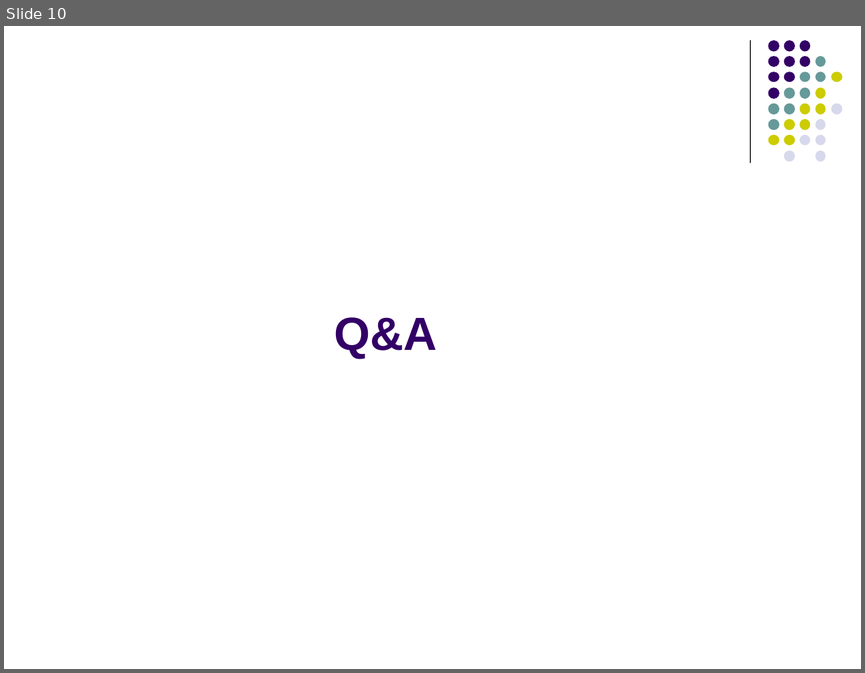
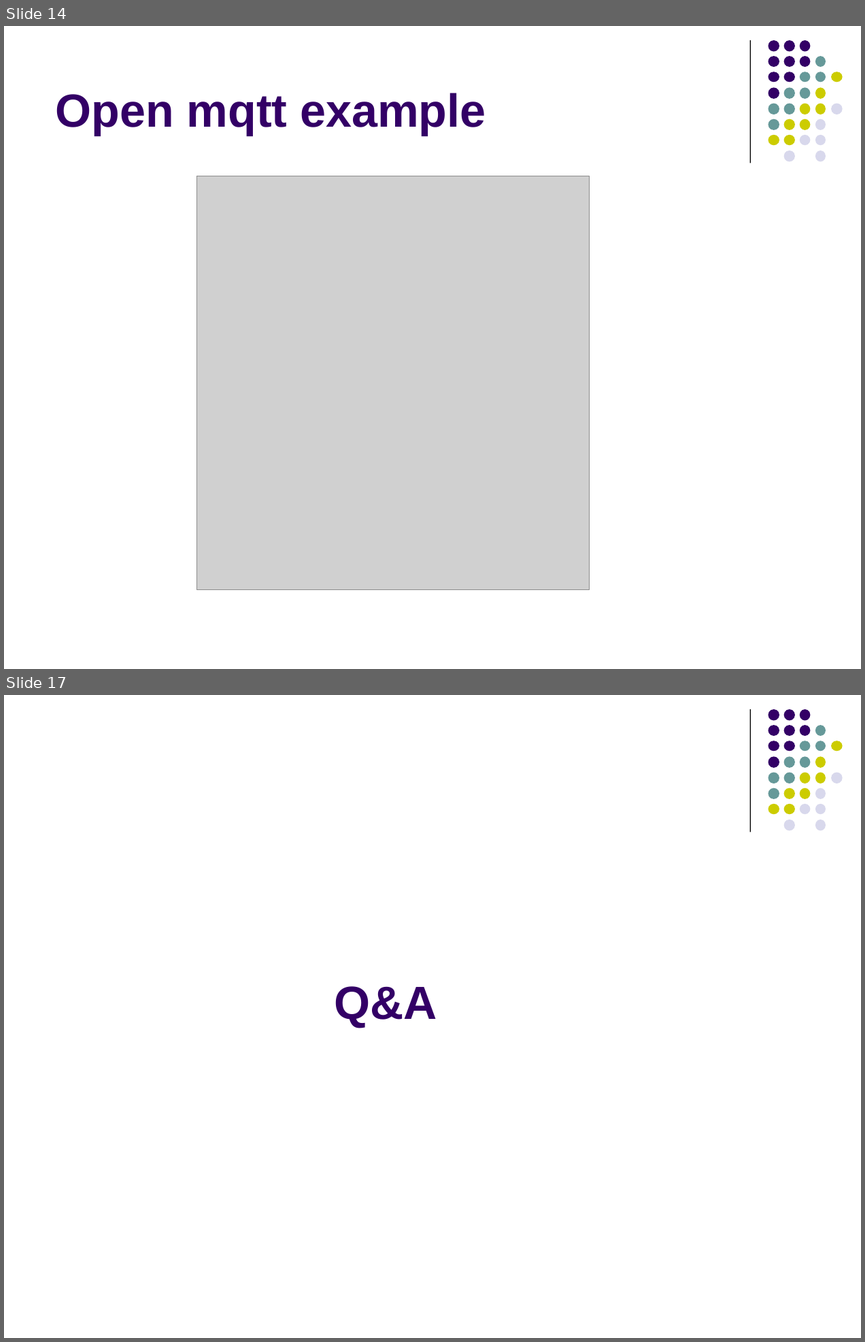
Before and after one commit to kmtekvn/hi-tech, a slide deck: 01.slides/Buoi 2 - ESP8266 Basic/02 - Giao tiếp ESP8266.ppt. Shown one above the other, each under a label of ours: slide 10 before the commit, slides 14 and 17 after it; the slides between them are not shown. The pictures are 865x673 and 865x1342 pixels, drawn with LibreOffice and Linux fonts; fonts in the diff are those of the drawing; grey boxes stand for pictures. Boxes give left, top, right and bottom in pixels: in the first picture for what was removed or moved away, otherwise in the second. Text is boxed around its words. In the diff, an @@ line names an element or a change of style, - is before the commit and + after.

```diff
--- a/01.slides/Buoi 2 - ESP8266 Basic/02 - Giao tiếp ESP8266.ppt
+++ b/01.slides/Buoi 2 - ESP8266 Basic/02 - Giao tiếp ESP8266.ppt
@@ slide 14 added at (4,26,861,669), background #FFFFFF; not listed: 32 template elements that a slide beside it also shows @@
@@ title added at (56,93,485,135), 39 pt, text #330066, bold @@
+Open mqtt example
@@ picture added at (197,176,589,589) @@
@@ what was slide 10 is now slide 17 @@
```
Also in this commit, not shown: 2 slides changed, 12 other slides added, 6 slides removed, 3 other files.
